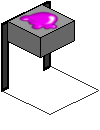
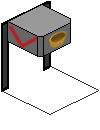
Layers edited between the first and the second 100px x 130px image:
added layer "Layer #2" above "Layer" over [8,11,71,57]
hid "Layer #1" over [8,11,75,58]
